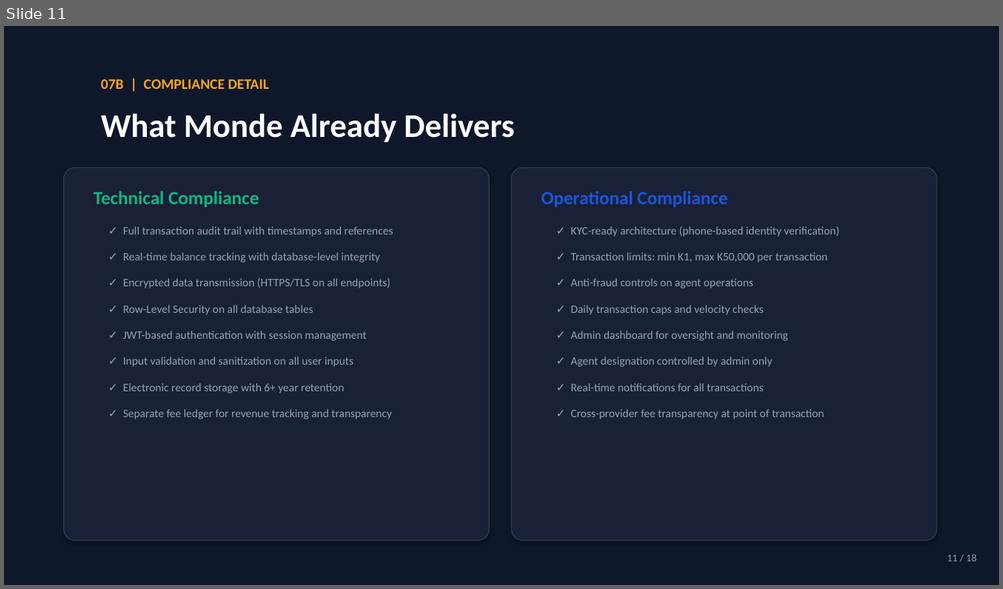
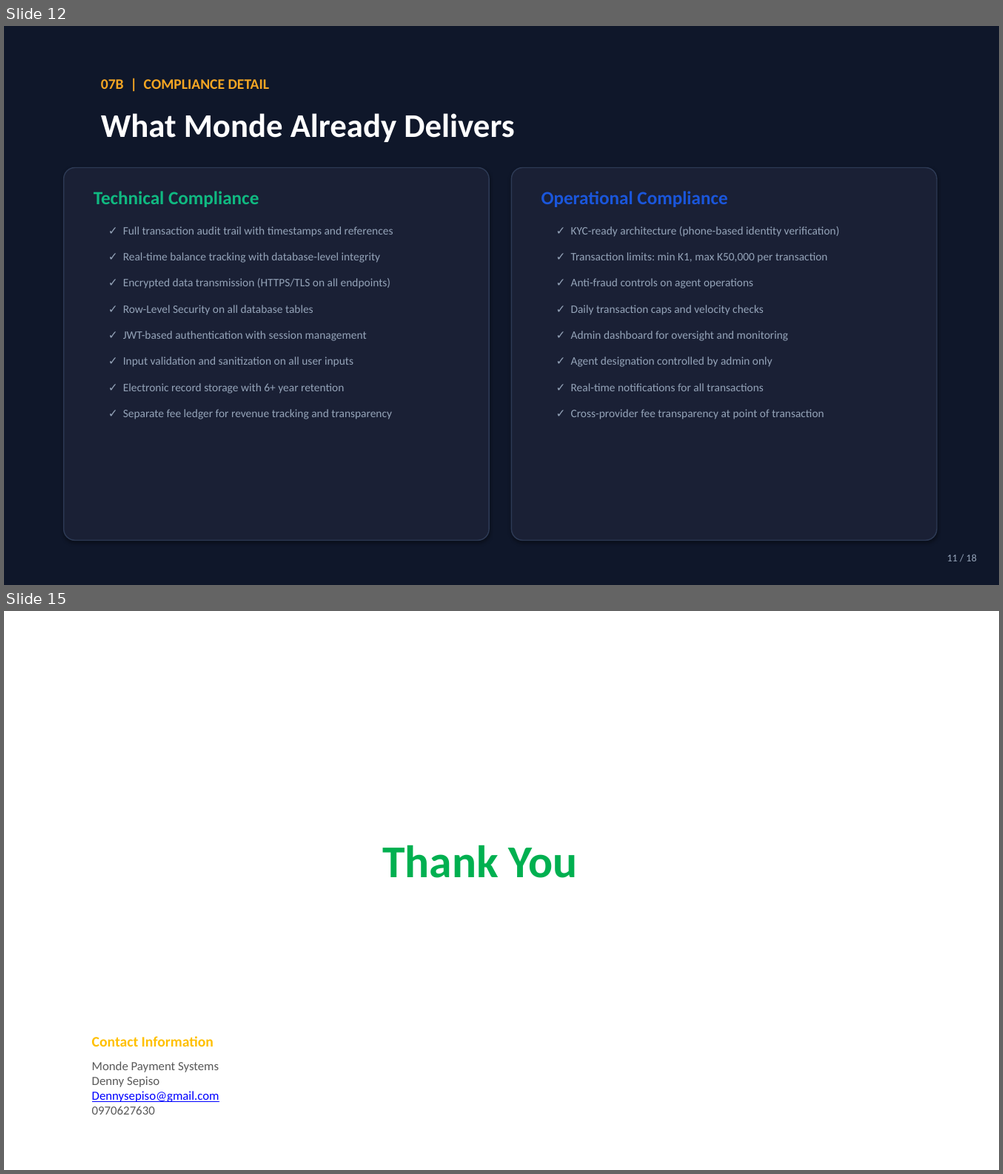
Before and after one commit to Denny-1032/Monde, a slide deck: Monde_BoZ_Presentation.pptx. Shown one above the other, each under a label of ours: slide 11 before the commit, slides 12 and 15 after it; the slides between them are not shown. The pictures are 1003x589 and 1003x1174 pixels, drawn with LibreOffice and Linux fonts; fonts in the diff are those of the drawing. Boxes give left, top, right and bottom in pixels: in the first picture for what was removed or moved away, otherwise in the second. Text is boxed around its words. In the diff, an @@ line names an element or a change of style, - is before the commit and + after.

```diff
--- a/Monde_BoZ_Presentation.pptx
+++ b/Monde_BoZ_Presentation.pptx
@@ slide 15 added at bbox=[4, 611, 999, 1170], background #FFFFFF @@
@@ text added at bbox=[382, 845, 578, 878], 44 pt, text #00B050, bold @@
+Thank You
@@ text added at bbox=[92, 1037, 213, 1047], 14 pt, text #FFC000, bold @@
+Contact Information
@@ text added at bbox=[92, 1062, 219, 1115], 12 pt, text #595959 @@
+Monde Payment Systems
+Denny Sepiso
+Dennysepiso@gmail.com
+0970627630
@@ what was slide 11 is now slide 12 @@
```
Also in this commit, not shown: 10 slides changed, 3 other slides added, 7 slides removed, 25 other files.
